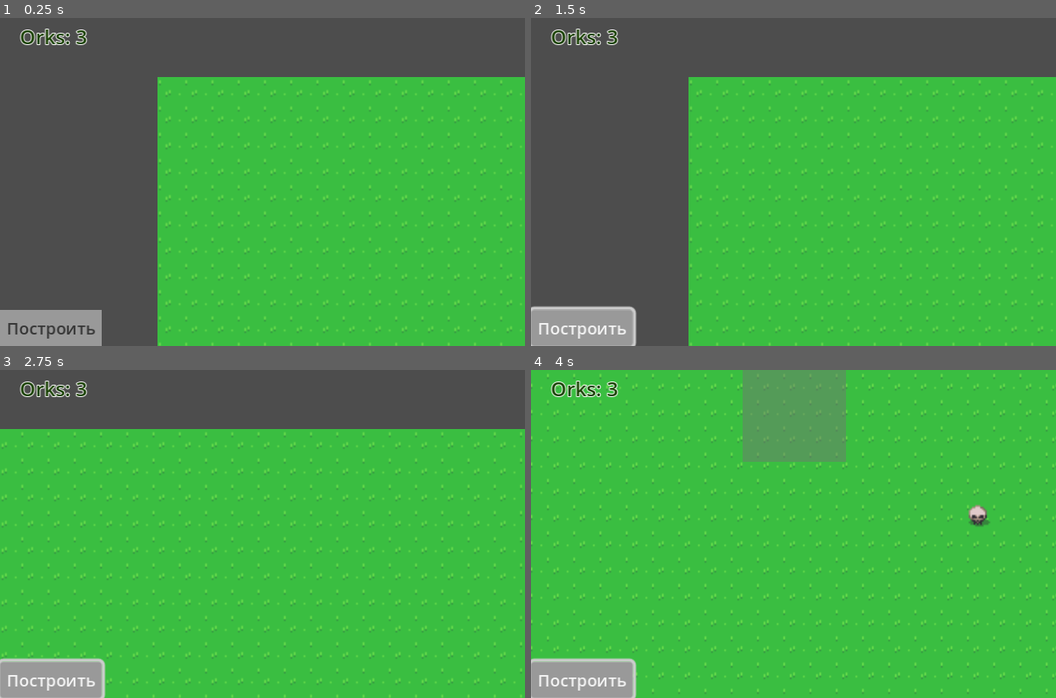
Above: before the commit, frames 1-4 (two rows, left to right).
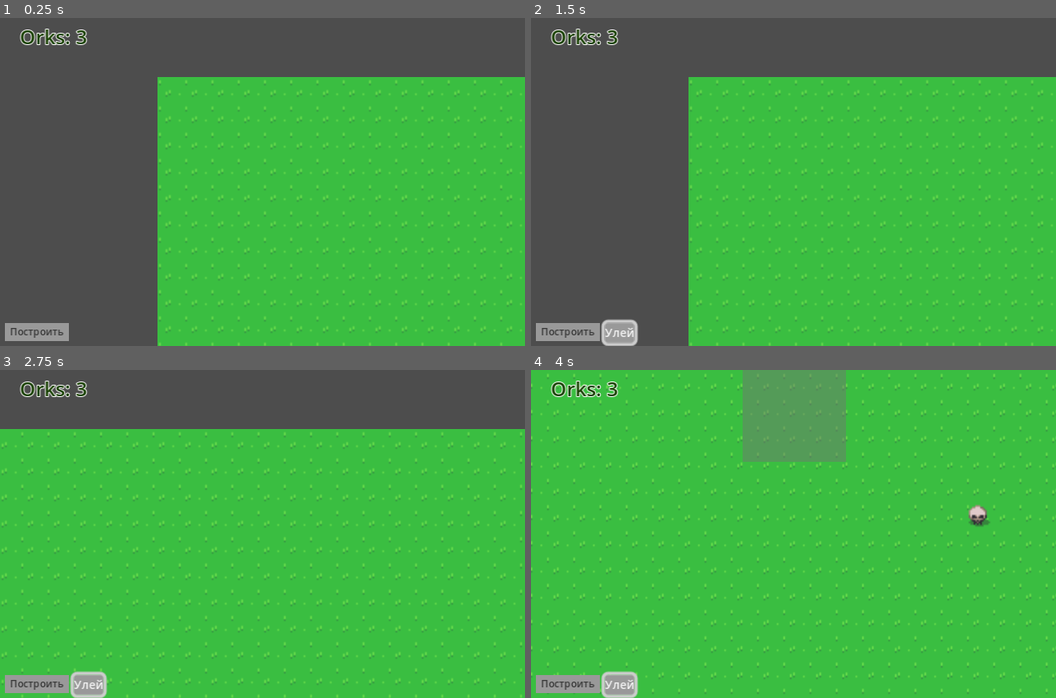
Above: after the commit, the same moments.

Repository: BurntRobot/ork-goddess
Game: Godot game, scene res://world.tscn
The game is run twice, just before and just after one commit, with the same random seed, the same clock (stepped at 60 frames per second) and the same inputs.
Inputs (mouse positions are in pixels of both pictures, inside the frame that each line leads up to):
- Up to frame 1 (0.25 s): no input
- Up to frame 2 (1.5 s): click "Построить" at 0.5 s; click (620, 332) at 1.25 s, where only the run after the commit has a clickable "Улей"
- Up to frame 3 (2.75 s): tap Enter at 2 s; move the mouse to (378, 517) at 2.02 s; press the mouse at (378, 517) at 2.03 s; hold D (right) from 2.03 s (still down)
- Up to frame 4 (4 s): move the mouse to (688, 550) at 2.77 s; release D (right) at 2.78 s; release the mouse at (688, 550) at 2.78 s; hold S (down) 2.78-3.53 s; click (688, 550) at 2.85 s; move the mouse to (846, 461) at 3.52 s; press the mouse at (846, 461) at 3.53 s; hold D (right) from 3.53 s (still down)

The runs differ from the first frame. In frame 1, 1.6% of the frame differs, in the area x 0-20%, y 89-100%; in frame 2, 1.8%; in frame 3, 1.8%; in frame 4, 1.8%, in the area x 0-21%, y 87-100%.

Commit message:
Reorginizing the project

Diff:
--- a/Buildings.gd
+++ /dev/null
@@ -1,11 +0,0 @@
-extends Node2D
-
-
-# Called when the node enters the scene tree for the first time.
-func _ready():
-	pass # Replace with function body.
-
-
-# Called every frame. 'delta' is the elapsed time since the previous frame.
-func _process(delta):
-	pass
--- /dev/null
+++ b/Buildings/Buildings.gd
@@ -0,0 +1,6 @@
+extends Node
+
+signal building_ploted(name)
+
+func _on_button_pressed():
+	pass
--- a/building.gd
+++ b/Buildings/building.gd
@@ -2,6 +2,5 @@
 
 @onready var sprite = $Sprite2D
 
-
 func make_a_building(texture):
 	sprite.texture = texture
--- a/building.tscn
+++ b/Buildings/building.tscn
@@ -1,6 +1,6 @@
 [gd_scene load_steps=3 format=3 uid="uid://c7akaxbwhx31i"]
 
-[ext_resource type="Script" path="res://building.gd" id="1_brf44"]
+[ext_resource type="Script" path="res://Buildings/building.gd" id="1_brf44"]
 
 [sub_resource type="RectangleShape2D" id="RectangleShape2D_c2pcy"]
 size = Vector2(0, 0)
--- /dev/null
+++ b/UI/UI.gd
@@ -0,0 +1,10 @@
+extends CanvasLayer
+
+@onready var buildings_panel = $Buildings
+
+
+func _on_build_button_pressed():
+	if buildings_panel.visible:
+		buildings_panel.visible = false
+	else:
+		buildings_panel.visible = true
--- /dev/null
+++ b/UI/building_button.tscn
@@ -0,0 +1,23 @@
+[gd_scene load_steps=5 format=3 uid="uid://dlu44i3rueyu7"]
+
+[ext_resource type="AudioStream" uid="uid://dqprk53gtmu05" path="res://UI/switch7.wav" id="1_q1b0s"]
+
+[sub_resource type="StyleBoxFlat" id="StyleBoxFlat_4hyt2"]
+
+[sub_resource type="StyleBoxFlat" id="StyleBoxFlat_vq6fn"]
+
+[sub_resource type="StyleBoxFlat" id="StyleBoxFlat_dn4yp"]
+bg_color = Color(0.294118, 0.294118, 0.294118, 1)
+
+[node name="Hive" type="Button"]
+theme_override_colors/font_color = Color(0.254902, 0.254902, 0.254902, 1)
+theme_override_font_sizes/font_size = 7
+theme_override_styles/normal = SubResource("StyleBoxFlat_4hyt2")
+theme_override_styles/hover = SubResource("StyleBoxFlat_vq6fn")
+theme_override_styles/pressed = SubResource("StyleBoxFlat_dn4yp")
+text = "Улей"
+
+[node name="AudioStreamPlayer" type="AudioStreamPlayer" parent="."]
+stream = ExtResource("1_q1b0s")
+
+[connection signal="pressed" from="." to="AudioStreamPlayer" method="_set_playing" binds= [true]]
--- /dev/null
+++ b/UI/selection_area.tscn
@@ -0,0 +1,21 @@
+[gd_scene load_steps=4 format=3 uid="uid://daa8iex5hpk5d"]
+
+[ext_resource type="Script" path="res://UI/SelectionArea.gd" id="1_s6fd0"]
+
+[sub_resource type="RectangleShape2D" id="RectangleShape2D_uw53i"]
+size = Vector2(0, 0)
+
+[sub_resource type="BoxMesh" id="BoxMesh_uhfkk"]
+size = Vector3(0, 0, 0)
+
+[node name="SelectionArea" type="Area2D"]
+script = ExtResource("1_s6fd0")
+
+[node name="CollisionShape2D" type="CollisionShape2D" parent="."]
+shape = SubResource("RectangleShape2D_uw53i")
+
+[node name="MeshInstance2D" type="MeshInstance2D" parent="."]
+self_modulate = Color(0.447059, 0.447059, 0.447059, 0.270588)
+mesh = SubResource("BoxMesh_uhfkk")
+
+[connection signal="body_entered" from="." to="." method="_on_body_entered"]
--- /dev/null
+++ b/UI/ui.tscn
@@ -0,0 +1,86 @@
+[gd_scene load_steps=12 format=3 uid="uid://dolma6ynvlpqn"]
+
+[ext_resource type="Script" path="res://UI/UI.gd" id="1_pir4m"]
+[ext_resource type="AudioStream" uid="uid://bnntwh2x17euj" path="res://UI/switch3.wav" id="2_3la0d"]
+[ext_resource type="Texture2D" uid="uid://c7ubokevmnf4w" path="res://Overworld.png" id="3_scphx"]
+[ext_resource type="Script" path="res://UI/BuildingPlaceholder.gd" id="4_xi3yx"]
+[ext_resource type="Script" path="res://Buildings/Buildings.gd" id="5_6csg0"]
+[ext_resource type="PackedScene" uid="uid://dlu44i3rueyu7" path="res://UI/building_button.tscn" id="6_qfp06"]
+
+[sub_resource type="StyleBoxEmpty" id="StyleBoxEmpty_upbvk"]
+content_margin_left = 12.0
+content_margin_top = 3.0
+
+[sub_resource type="StyleBoxFlat" id="StyleBoxFlat_4hyt2"]
+
+[sub_resource type="StyleBoxFlat" id="StyleBoxFlat_vq6fn"]
+
+[sub_resource type="StyleBoxFlat" id="StyleBoxFlat_dn4yp"]
+bg_color = Color(0.294118, 0.294118, 0.294118, 1)
+
+[sub_resource type="AtlasTexture" id="AtlasTexture_fhjpc"]
+atlas = ExtResource("3_scphx")
+region = Rect2(96, 0, 80, 80)
+
+[node name="UI" type="CanvasLayer"]
+process_priority = 1
+process_physics_priority = 1
+script = ExtResource("1_pir4m")
+
+[node name="OrksCounter" type="Label" parent="."]
+anchors_preset = 15
+anchor_right = 1.0
+anchor_bottom = 1.0
+grow_horizontal = 2
+grow_vertical = 2
+theme_override_colors/font_color = Color(0.0941176, 0.25098, 0, 1)
+theme_override_colors/font_outline_color = Color(1, 1, 1, 1)
+theme_override_constants/outline_size = 2
+theme_override_font_sizes/font_size = 12
+theme_override_styles/normal = SubResource("StyleBoxEmpty_upbvk")
+text = "Orks: 3"
+
+[node name="BuildButton" type="Button" parent="."]
+anchors_preset = 2
+anchor_top = 1.0
+anchor_bottom = 1.0
+offset_left = 3.0
+offset_top = -14.0
+offset_right = 42.0
+offset_bottom = -3.0
+grow_vertical = 0
+theme_override_colors/font_color = Color(0.215686, 0.215686, 0.215686, 1)
+theme_override_font_sizes/font_size = 6
+theme_override_styles/normal = SubResource("StyleBoxFlat_4hyt2")
+theme_override_styles/hover = SubResource("StyleBoxFlat_vq6fn")
+theme_override_styles/pressed = SubResource("StyleBoxFlat_dn4yp")
+action_mode = 0
+text = "Построить"
+
+[node name="AudioStreamPlayer" type="AudioStreamPlayer" parent="BuildButton"]
+stream = ExtResource("2_3la0d")
+
+[node name="BuildingPlaceholder" type="TextureRect" parent="."]
+visible = false
+offset_right = 40.0
+offset_bottom = 40.0
+texture = SubResource("AtlasTexture_fhjpc")
+script = ExtResource("4_xi3yx")
+
+[node name="Buildings" type="HBoxContainer" parent="."]
+visible = false
+anchors_preset = 2
+anchor_top = 1.0
+anchor_bottom = 1.0
+offset_left = 45.0
+offset_top = -14.0
+offset_right = 315.0
+offset_bottom = -2.0
+grow_vertical = 0
+script = ExtResource("5_6csg0")
+
+[node name="Hive" parent="Buildings" instance=ExtResource("6_qfp06")]
+layout_mode = 2
+
+[connection signal="pressed" from="BuildButton" to="." method="_on_build_button_pressed"]
+[connection signal="pressed" from="BuildButton" to="BuildButton/AudioStreamPlayer" method="_set_playing"]
--- a/ork.tscn
+++ b/Units/ork.tscn
@@ -1,6 +1,6 @@
 [gd_scene load_steps=9 format=3 uid="uid://5kfayolc3hji"]
 
-[ext_resource type="Script" path="res://ork.gd" id="1_6ifs0"]
+[ext_resource type="Script" path="res://Units/ork.gd" id="1_6ifs0"]
 
 [sub_resource type="SphereMesh" id="SphereMesh_owpl3"]
 radius = 10.0
--- a/icon.svg
+++ /dev/null
@@ -1 +0,0 @@
-<svg height="128" width="128" xmlns="http://www.w3.org/2000/svg"><rect x="2" y="2" width="124" height="124" rx="14" fill="#363d52" stroke="#212532" stroke-width="4"/><g transform="scale(.101) translate(122 122)"><g fill="#fff"><path d="M105 673v33q407 354 814 0v-33z"/><path fill="#478cbf" d="m105 673 152 14q12 1 15 14l4 67 132 10 8-61q2-11 15-15h162q13 4 15 15l8 61 132-10 4-67q3-13 15-14l152-14V427q30-39 56-81-35-59-83-108-43 20-82 47-40-37-88-64 7-51 8-102-59-28-123-42-26 43-46 89-49-7-98 0-20-46-46-89-64 14-123 42 1 51 8 102-48 27-88 64-39-27-82-47-48 49-83 108 26 42 56 81zm0 33v39c0 276 813 276 813 0v-39l-134 12-5 69q-2 10-14 13l-162 11q-12 0-16-11l-10-65H447l-10 65q-4 11-16 11l-162-11q-12-3-14-13l-5-69z"/><path d="M483 600c3 34 55 34 58 0v-86c-3-34-55-34-58 0z"/><circle cx="725" cy="526" r="90"/><circle cx="299" cy="526" r="90"/></g><g fill="#414042"><circle cx="307" cy="532" r="60"/><circle cx="717" cy="532" r="60"/></g></g></svg>
--- a/project.godot
+++ b/project.godot
@@ -13,7 +13,6 @@
 config/name="Ork Goddess"
 run/main_scene="res://world.tscn"
 config/features=PackedStringArray("4.1", "Forward Plus")
-config/icon="res://icon.svg"
 
 [display]
 
--- a/world.gd
+++ b/world.gd
@@ -4,6 +4,7 @@
 @onready var goddess = $MainGame/Goddess
 @onready var units = $MainGame/Units
 @onready var building_placeholder = $UI/BuildingPlaceholder
+@onready var buildings = $MainGame/Buildings
 var zoom = 0
 
 func _process(_delta):
@@ -17,5 +18,9 @@
 	if orks_counter:
 		orks_counter.text = "Orks: " + str(orks_number)
 
-func _on_building_placeholder_build(texture):
-	pass # Replace with function body.
+func _on_building_placeholder_build(_texture):
+	#buildings.
+	#var node = ClassType.new()
+	#node.set_name("node")
+	#add_child(node)
+	pass
--- a/world.tscn
+++ b/world.tscn
@@ -1,13 +1,13 @@
-[gd_scene load_steps=18 format=3 uid="uid://d1osktdk2ny3u"]
+[gd_scene load_steps=13 format=3 uid="uid://d1osktdk2ny3u"]
 
 [ext_resource type="Texture2D" uid="uid://c7ubokevmnf4w" path="res://Overworld.png" id="1_5dlyj"]
 [ext_resource type="Script" path="res://world.gd" id="1_c2huc"]
-[ext_resource type="PackedScene" uid="uid://5kfayolc3hji" path="res://ork.tscn" id="2_afitm"]
-[ext_resource type="Script" path="res://Camera.gd" id="2_gvfr1"]
-[ext_resource type="Script" path="res://Units.gd" id="2_j8602"]
-[ext_resource type="Script" path="res://Buildings.gd" id="3_8va7x"]
-[ext_resource type="Script" path="res://SelectionArea.gd" id="4_ifqme"]
-[ext_resource type="Script" path="res://BuildingPlaceholder.gd" id="7_mts08"]
+[ext_resource type="PackedScene" uid="uid://5kfayolc3hji" path="res://Units/ork.tscn" id="2_afitm"]
+[ext_resource type="Script" path="res://Units/Units.gd" id="2_j8602"]
+[ext_resource type="Script" path="res://Buildings/Buildings.gd" id="3_umbc1"]
+[ext_resource type="Script" path="res://UI/SelectionArea.gd" id="4_ifqme"]
+[ext_resource type="Script" path="res://Goddess/Goddess.gd" id="6_qku0v"]
+[ext_resource type="PackedScene" uid="uid://dolma6ynvlpqn" path="res://UI/ui.tscn" id="8_3cmtl"]
 
 [sub_resource type="TileSetAtlasSource" id="TileSetAtlasSource_og6es"]
 texture = ExtResource("1_5dlyj")
@@ -1094,21 +1094,6 @@
 [sub_resource type="BoxMesh" id="BoxMesh_uhfkk"]
 size = Vector3(0, 0, 0)
 
-[sub_resource type="StyleBoxEmpty" id="StyleBoxEmpty_upbvk"]
-content_margin_left = 12.0
-content_margin_top = 3.0
-
-[sub_resource type="StyleBoxFlat" id="StyleBoxFlat_4hyt2"]
-
-[sub_resource type="StyleBoxFlat" id="StyleBoxFlat_vq6fn"]
-
-[sub_resource type="StyleBoxFlat" id="StyleBoxFlat_dn4yp"]
-bg_color = Color(0.294118, 0.294118, 0.294118, 1)
-
-[sub_resource type="AtlasTexture" id="AtlasTexture_fhjpc"]
-atlas = ExtResource("1_5dlyj")
-region = Rect2(96, 0, 80, 80)
-
 [node name="World" type="Node"]
 script = ExtResource("1_c2huc")
 
@@ -1127,7 +1112,7 @@
 layer_0/tile_data = PackedInt32Array(655383, 1835008, 2, 327729, 1835008, 2, 1114142, 1835008, 2, 524322, 2031616, 3, 5 …(718 unchanged characters)…
 
 [node name="Buildings" type="Node2D" parent="MainGame"]
-script = ExtResource("3_8va7x")
+script = ExtResource("3_umbc1")
 
 [node name="Units" type="Node2D" parent="MainGame"]
 script = ExtResource("2_j8602")
@@ -1144,7 +1129,7 @@
 [node name="Goddess" type="Camera2D" parent="MainGame"]
 position_smoothing_enabled = true
 position_smoothing_speed = 2.0
-script = ExtResource("2_gvfr1")
+script = ExtResource("6_qku0v")
 
 [node name="SelectionArea" type="Area2D" parent="MainGame"]
 script = ExtResource("4_ifqme")
@@ -1156,47 +1141,8 @@
 self_modulate = Color(0.447059, 0.447059, 0.447059, 0.270588)
 mesh = SubResource("BoxMesh_uhfkk")
 
-[node name="UI" type="CanvasLayer" parent="."]
-process_priority = 1
-process_physics_priority = 1
-
-[node name="OrksCounter" type="Label" parent="UI"]
-anchors_preset = 15
-anchor_right = 1.0
-anchor_bottom = 1.0
-grow_horizontal = 2
-grow_vertical = 2
-theme_override_colors/font_color = Color(0.0941176, 0.25098, 0, 1)
-theme_override_colors/font_outline_color = Color(1, 1, 1, 1)
-theme_override_constants/outline_size = 2
-theme_override_font_sizes/font_size = 12
-theme_override_styles/normal = SubResource("StyleBoxEmpty_upbvk")
-text = "Orks: 3"
-
-[node name="Button" type="Button" parent="UI"]
-anchors_preset = 2
-anchor_top = 1.0
-anchor_bottom = 1.0
-offset_top = -22.0
-offset_right = 62.0
-grow_vertical = 0
-theme_override_colors/font_color = Color(0.215686, 0.215686, 0.215686, 1)
-theme_override_font_sizes/font_size = 10
-theme_override_styles/normal = SubResource("StyleBoxFlat_4hyt2")
-theme_override_styles/hover = SubResource("StyleBoxFlat_vq6fn")
-theme_override_styles/pressed = SubResource("StyleBoxFlat_dn4yp")
-action_mode = 0
-text = "Построить"
-
-[node name="BuildingPlaceholder" type="TextureRect" parent="UI"]
-visible = false
-offset_right = 40.0
-offset_bottom = 40.0
-texture = SubResource("AtlasTexture_fhjpc")
-script = ExtResource("7_mts08")
+[node name="UI" parent="." instance=ExtResource("8_3cmtl")]
 
 [connection signal="orks_counted" from="MainGame/Units" to="." method="_on_units_orks_counted"]
 [connection signal="body_entered" from="MainGame/SelectionArea" to="MainGame/SelectionArea" method="_on_body_entered"]
 [connection signal="selection_cleared" from="MainGame/SelectionArea" to="MainGame/Units" method="_on_selection_area_selection_cleared"]
-[connection signal="pressed" from="UI/Button" to="UI/BuildingPlaceholder" method="_on_button_pressed"]
-[connection signal="build" from="UI/BuildingPlaceholder" to="." method="_on_building_placeholder_build"]
Renamed: Camera.gd -> Goddess/Goddess.gd
Renamed: BuildingPlaceholder.gd -> UI/BuildingPlaceholder.gd
Renamed: SelectionArea.gd -> UI/SelectionArea.gd
Not shown, added: UI/switch3.wav.import
Not shown, added: UI/switch7.wav.import
Renamed: Units.gd -> Units/Units.gd
Renamed: ork.gd -> Units/ork.gd
Not shown, removed: icon.svg.import
Not shown, added: UI/switch3.wav
Not shown, added: UI/switch7.wav
